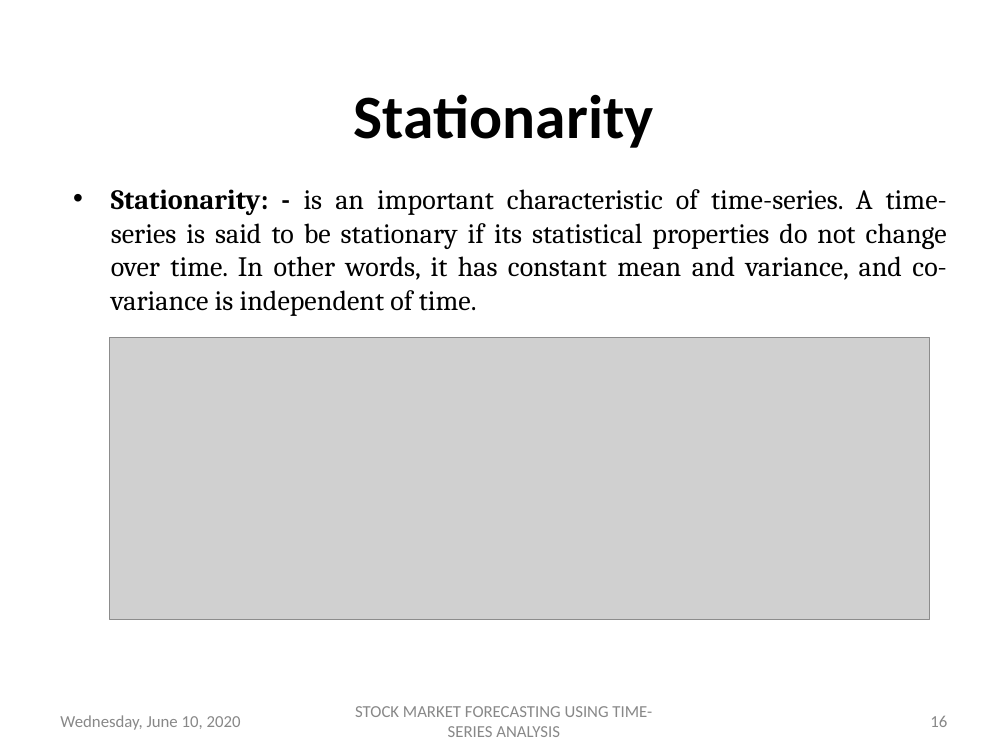
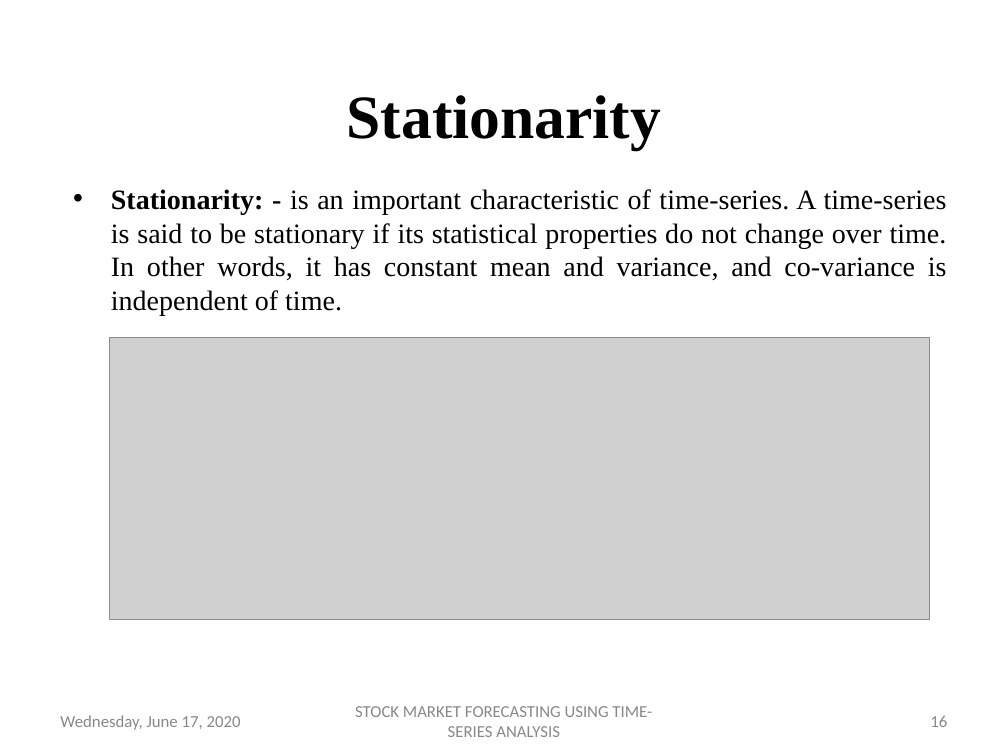
Before and after one commit to dipanshuagarwal/Stock-Market-Forecasting, a slide deck: slide 16 of Meetings/TIP - 10-06-2020.pptx. Drawn at 1008x756 pixels with LibreOffice and Linux fonts; fonts in the diff are those of the drawing; grey boxes stand for pictures; background and template pictures are left out. Boxes give left, top, right and bottom in pixels: in the first picture for what was removed or moved away, otherwise in the second. Text is boxed around its words. In the diff, an @@ line names an element or a change of style, - is before the commit and + after.

```diff
--- a/Meetings/TIP - 10-06-2020.pptx
+++ b/Meetings/TIP - 10-06-2020.pptx
@@ title "Stationarity" at [346, 95, 661, 149]: font Calibri to Times New Roman @@
@@ text "Stationarity: - is an important ..." at [111, 189, 947, 315]: font Cambria to Times New Roman @@
@@ text at [60, 715, 241, 730]: text changed @@
-Wednesday, June 10, 2020
+Wednesday, June 17, 2020
```
Also in this commit, not shown: 22 other slides changed, 7 other files.
